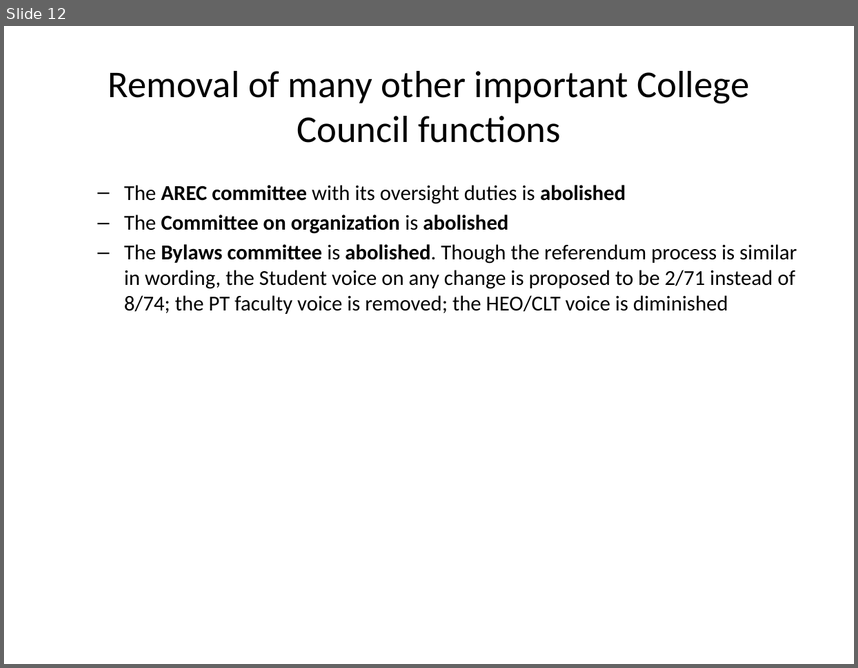
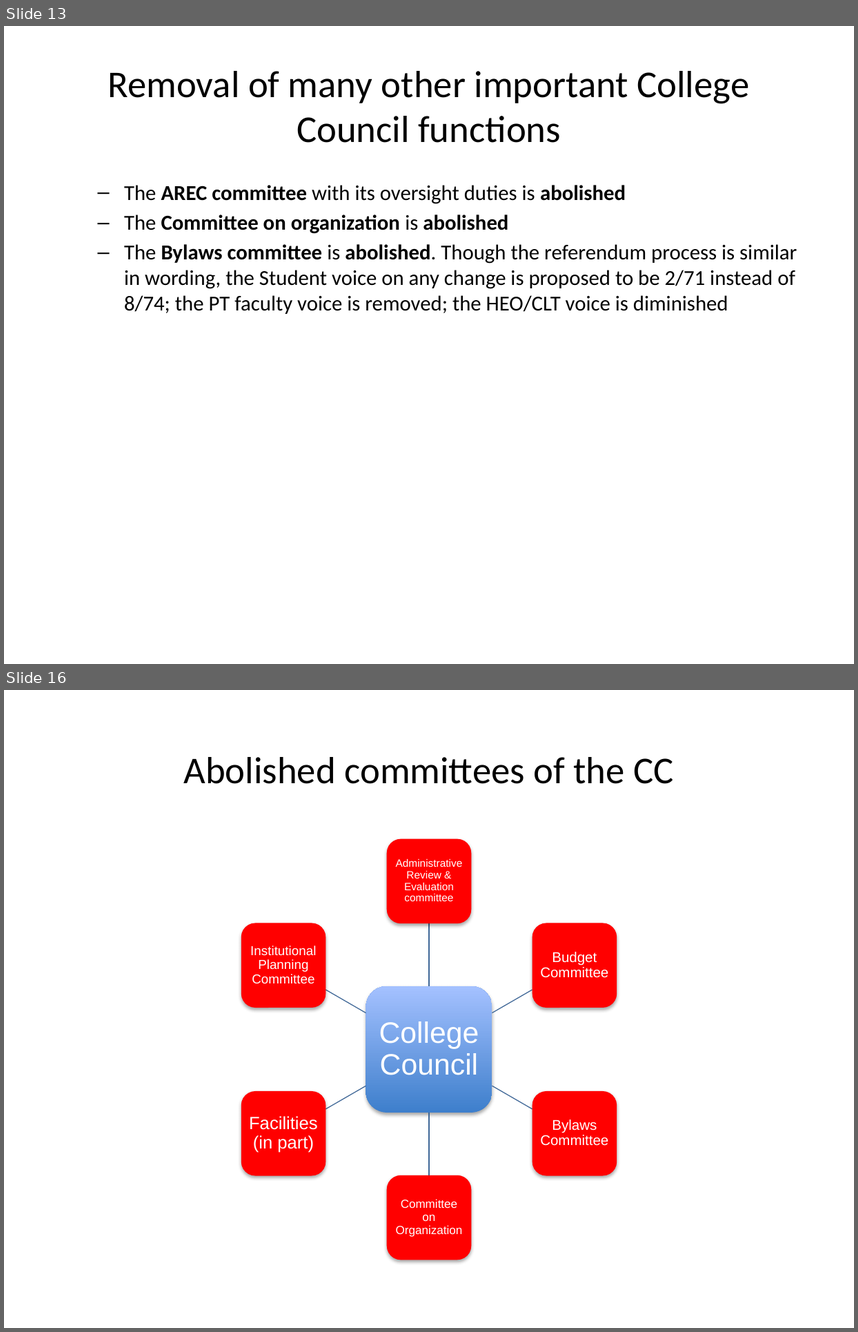
Before and after one commit to csi-covid19/csi-covid19.github.io, a slide deck: CCFS/Mar-SpecialMeeting/Proposed-changes.pptx. Shown one above the other, each under a label of ours: slide 12 before the commit, slides 13 and 16 after it; the slides between them are not shown. The pictures are 858x668 and 858x1332 pixels, drawn with LibreOffice and Linux fonts; fonts in the diff are those of the drawing. Boxes give left, top, right and bottom in pixels: in the first picture for what was removed or moved away, otherwise in the second. Text is boxed around its words. In the diff, an @@ line names an element or a change of style, - is before the commit and + after.

```diff
--- a/CCFS/Mar-SpecialMeeting/Proposed-changes.pptx
+++ b/CCFS/Mar-SpecialMeeting/Proposed-changes.pptx
@@ slide 16 added at (4, 690, 854, 1328), background #FFFFFF @@
@@ title added at (183, 757, 673, 784), 32 pt, text #000000 @@
+Abolished committees of the CC
@@ group added at (241, 839, 616, 1259): 7 rounded rectangles, 7 texts, 6 freeform shapes @@
+College Council
+Administrative Review & Evaluation committee
+Budget Committee
+Bylaws Committee
+Committee on Organization
+Facilities (in part)
+Institutional Planning Committee
@@ what was slide 12 is now slide 13 @@
```
Also in this commit, not shown: 5 other slides added.
